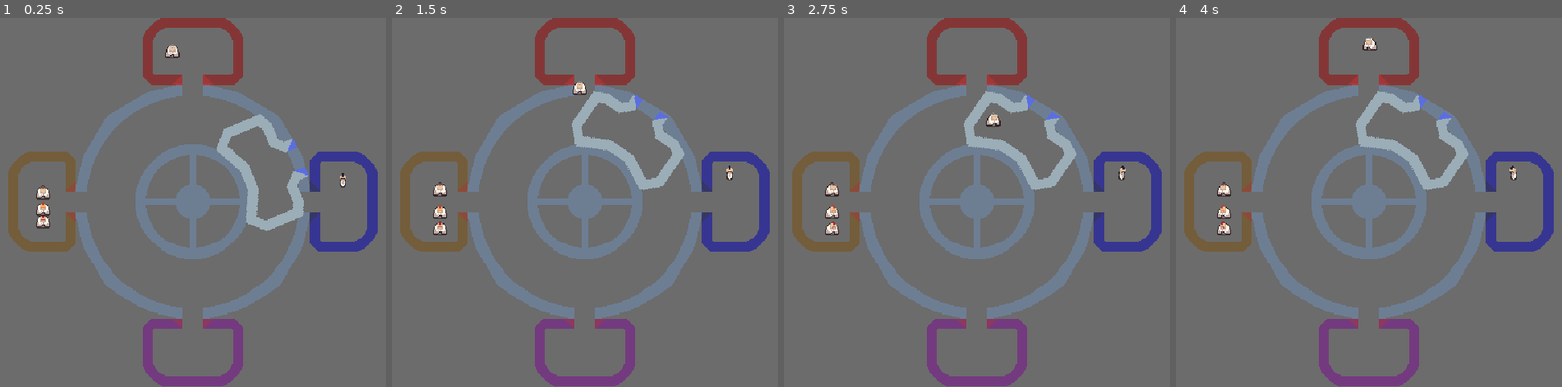
Above: before the commit, frames 1-4 (left to right).
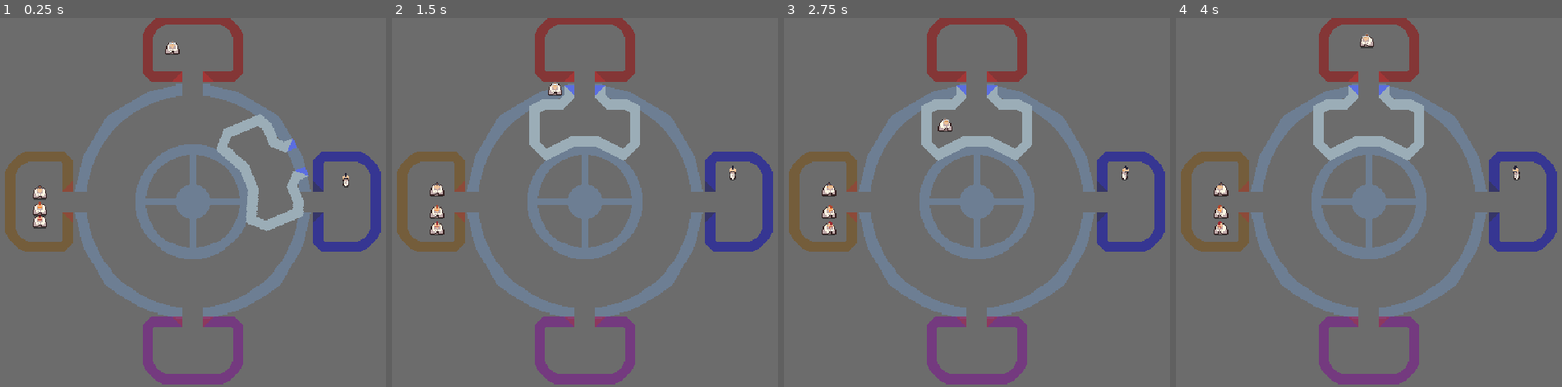
Above: after the commit, the same moments.

Repository: tehelka-gamedev/gmtk-2025
Game: Godot game, scene res://main.tscn
Same seed, same stepped clock (60 frames per second), same inputs: the game is played once before the commit and once after it.
Inputs:
- Up to frame 1 (0.25 s): no input
- Up to frame 2 (1.5 s): tap Enter (open_door) at 0.5, 1.35 s; hold Right (ui_right) 0.53-1.28 s; tap Space (elevator_toggle_movement) at 0.6 s; hold Down (ui_down) from 1.28 s (still down)
- Up to frame 3 (2.75 s): release Down (ui_down) at 2.03 s; hold Right (ui_right) from 2.03 s (still down); tap Space (elevator_toggle_movement) at 2.1 s
- Up to frame 4 (4 s): tap Space (elevator_toggle_movement) at 2.75, 3.6 s; release Right (ui_right) at 2.78 s; hold Up (ui_up) 2.78-3.53 s; tap Enter (open_door) at 2.85, 3.5 s; hold Left (ui_left) from 3.53 s (still down)

The runs differ from the first frame. In frame 1, 3.1% of the frame differs, in the area x 1-99%, y 0-100%; in frame 2, 5.9%; in frame 3, 6.0%; in frame 4, 5.9%.

Commit message:
Fix elevator not snapping

Diff:
--- a/godot/main.tscn
+++ b/godot/main.tscn
@@ -32,19 +32,23 @@
 position = Vector2(302, 179)
 
 [node name="Room" parent="Rooms" instance=ExtResource("4_272bh")]
+position = Vector2(0, -150)
 
 [node name="Room2" parent="Rooms" instance=ExtResource("4_272bh")]
 modulate = Color(0, 0, 1, 0.5)
+position = Vector2(150, 0)
 rotation = 1.5708
 color = 1
 
 [node name="Room3" parent="Rooms" instance=ExtResource("4_272bh")]
 modulate = Color(0.8, 0.05, 0.8, 0.5)
+position = Vector2(0, 145)
 rotation = 3.14159
 color = 3
 
 [node name="Room4" parent="Rooms" instance=ExtResource("4_272bh")]
 modulate = Color(0.8, 0.45, 0.05, 0.5)
+position = Vector2(-150, 0)
 rotation = 4.71239
 color = 4
 
--- a/godot/objects/room.tscn
+++ b/godot/objects/room.tscn
@@ -15,10 +15,9 @@
 metadata/_edit_group_ = true
 
 [node name="NPCSpawn" type="Marker2D" parent="."]
-position = Vector2(0, -160)
+position = Vector2(0, -13)
 
 [node name="Pivot" type="Node2D" parent="."]
-position = Vector2(0, -147)
 
 [node name="Room" type="Sprite2D" parent="Pivot"]
 texture = ExtResource("1_2vtrl")
@@ -31,7 +30,6 @@
 shape = SubResource("RectangleShape2D_d4lmf")
 
 [node name="SlotManager" type="Node2D" parent="."]
-position = Vector2(0, -147)
 script = ExtResource("3_lvljb")
 
 [node name="Marker2D" type="Marker2D" parent="SlotManager"]
